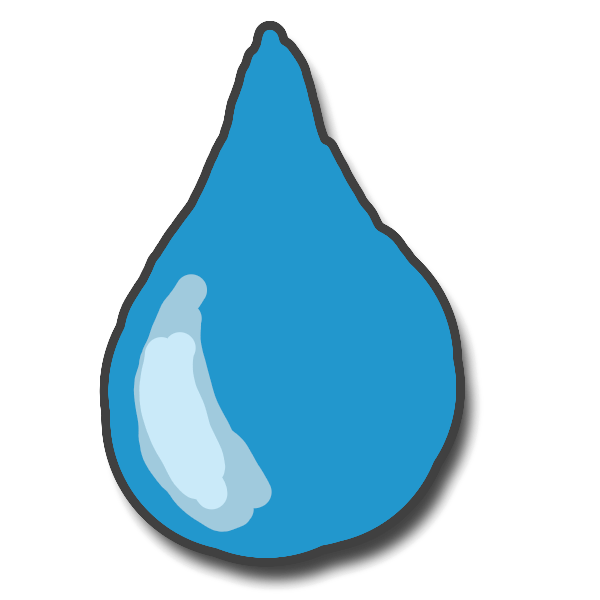
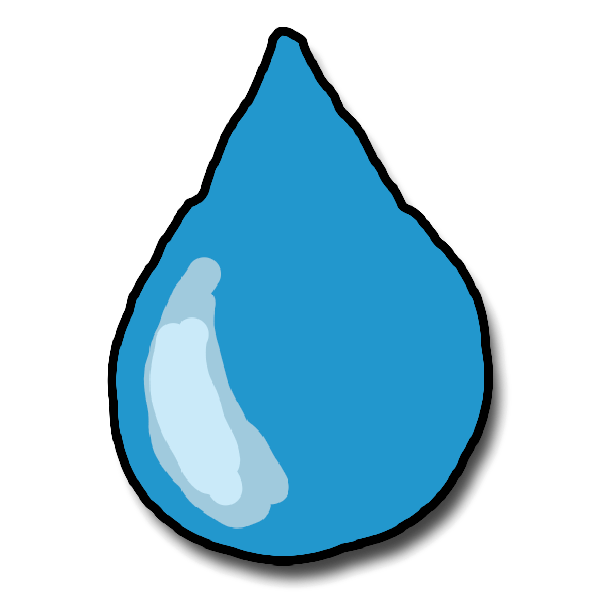
Layered file, before and after one edit (600 x 600). Changes by layer:
painted on "Screenshot 2024-08-31 at 13.48.11.png" over [99, 21, 510, 576]
